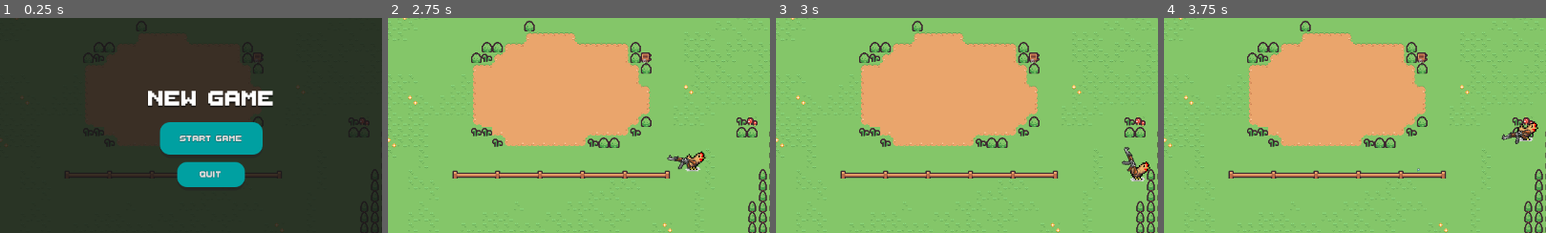
Above: before the commit, frames 1-4 (left to right).
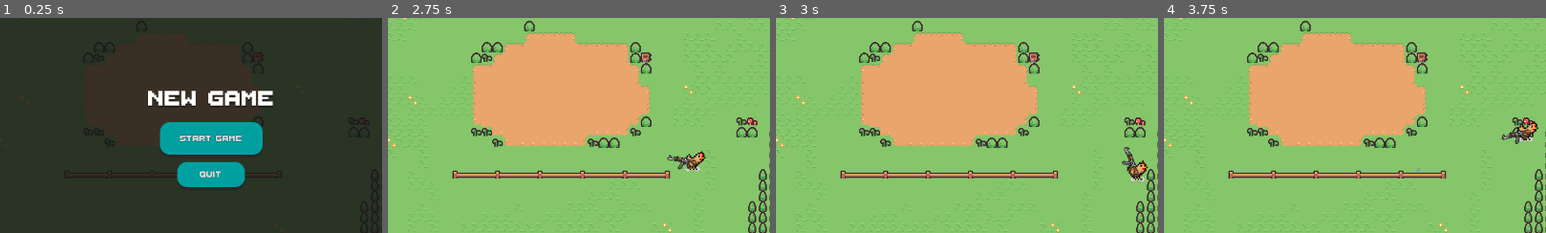
Above: after the commit, the same moments.

Repository: mynkrthd/chicken
Game: Godot game, scene res://Scenes/main.tscn
Same seed, same stepped clock (60 frames per second), same inputs: the game is played once before the commit and once after it. The engine's default icon, where the game draws it, is replaced by a stand-in: a white triangle on a blue panel in a dark square.
Inputs (mouse positions are % of the whole screen's width and height, from its top left):
- Up to frame 1 (0.25 s): no input
- Up to frame 2 (2.75 s): click "START GAME" at 0.5 s; tap Enter at 1.25 s; move the mouse to (72, 45) at 1.27 s; hold D (MoveRight) 1.28-2.03 s; hold Shift (Dash) 1.28-2.03 s; move the mouse to (30, 55) at 2.02 s; hold S (MoveDown) from 2.03 s (still down); tap Space (Shoot) at 2.1 s
- Up to frame 3 (3 s): move the mouse to (60, 28) at 2.77 s; release S (MoveDown) at 2.78 s; hold D (MoveRight) from 2.78 s (still down); hold Shift (Dash) from 2.78 s (still down)
- Up to frame 4 (3.75 s): tap Space (Shoot) at 3.5, 3.6 s; move the mouse to (45, 70) at 3.52 s; release D (MoveRight) at 3.53 s; release Shift (Dash) at 3.53 s; hold W (MoveUp) from 3.53 s (still down)
The pictures show only the part of the screen within x 22-72%, y 31-81%; the shares and areas given below are measured in that part.

Frames 1-2 are identical in both runs. In frame 3, 0.2% of the frame differs, in the area x 91-98%, y 66-76%; in frame 4, nothing differs.

Commit message:
bug fix: chicken leaning forward even when not moving

Diff:
--- a/project_files/scripts/ChickenController.gd
+++ b/project_files/scripts/ChickenController.gd
@@ -37,7 +37,7 @@
 			character_anchor.scale.x *= -1;
 
 	#Adding skew to the chicken sprite when moving
-	chicken_sprite.skew = SKEW_AMOUNT * input_direction.length();
+	chicken_sprite.skew = SKEW_AMOUNT * velocity.normalized().length();
 
 	#Aiming
 	#Calculating normalized mouse and forward vector to calculate dot product
